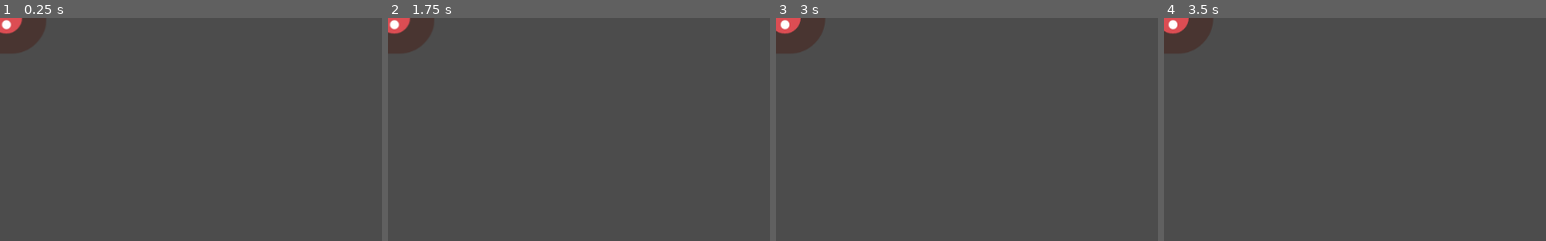
Above: before the commit, frames 1-4 (left to right).
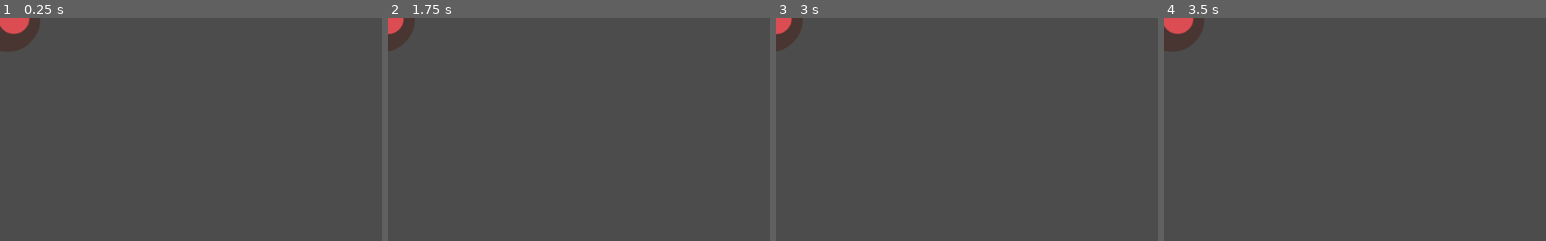
Above: after the commit, the same moments.

Repository: Emethium/dodge-the-creeps-demo
Game: Godot game, scene res://Mob/Mob.tscn
The game is run twice, just before and just after one commit, with the same random seed, the same clock (stepped at 60 frames per second) and the same inputs. Before the commit the project has no main scene; this scene is started directly in both runs.
Inputs:
- Up to frame 1 (0.25 s): no input
- Up to frame 2 (1.75 s): hold Right (ui_right) 0.53-1.28 s; tap Enter at 1.25 s; hold Down (ui_down) from 1.28 s (still down)
- Up to frame 3 (3 s): release Down (ui_down) at 2.03 s; hold Right (ui_right) 2.03-2.78 s; hold Up (ui_up) from 2.78 s (still down)
- Up to frame 4 (3.5 s): keep holding Up (ui_up)
The pictures show only the part of the screen within x 0-50%, y 0-50%; the shares and areas given below are measured in that part.

The runs differ from the first frame. In frame 1, 0.5% of the frame differs, in the area x 0-12%, y 0-16%; in frame 2, 1.0%; in frame 3, 1.2%, in the area x 0-13%, y 0-16%; in frame 4, 0.6%.

Commit message:
feat: created main node scenario

Diff:
--- /dev/null
+++ b/demo/Main/Main.gd
@@ -0,0 +1,40 @@
+extends Node
+
+export (PackedScene) var Mob
+var score
+
+func _ready():
+	randomize()
+
+func game_over():
+	$ScoreTimer.stop()
+	$MobTimer.stop()
+
+func new_game():
+	score = 0
+	$Player.start($StartPosition.position)
+	$StartTimer.start()
+
+func _on_StartTimer_timeout():
+	$MobTimer.start()
+	$ScoreTimer.start()
+
+func _on_ScoreTimer_timeout():
+	score += 1
+
+func _on_MobTimer_timeout():
+	# Choose a random location on Path2D.
+	$MobPath/MobSpawnLocation.set_offset(randi())
+	# Create a Mob instance and add it to the scene.
+	var mob = Mob.instance()
+	add_child(mob)
+	# Set the mob's direction perpendicular to the path direction.
+	var direction = $MobPath/MobSpawnLocation.rotation + PI / 2
+	# Set the mob's position to a random location.
+	mob.position = $MobPath/MobSpawnLocation.position
+	# Add some randomness to the direction.
+	direction += rand_range(-PI / 4, PI / 4)
+	mob.rotation = direction
+	# Set the velocity (speed & direction).
+	mob.linear_velocity = Vector2(rand_range(mob.min_speed, mob.max_speed), 0)
+	mob.linear_velocity = mob.linear_velocity.rotated(direction)
--- /dev/null
+++ b/demo/Main/Main.tscn
@@ -0,0 +1,33 @@
+[gd_scene load_steps=3 format=2]
+
+[ext_resource path="res://Player/Player.tscn" type="PackedScene" id=1]
+
+[sub_resource type="Curve2D" id=1]
+_data = {
+"points": PoolVector2Array( 0, 0, 0, 0, 0.266815, -104.382, 0, 0, 0, 0, 1.76752, -102.512, 0, 0, 0, 0, 288.18, -102.93, 0, 0, 0, 0, 289.016, -9.6894, 0, 0, 0, 0, -0.32309, -42.7209, 0, 0, 0, 0, 0.266815, -104.382 )
+}
+
+[node name="Main" type="Node2D"]
+
+[node name="Player" parent="." instance=ExtResource( 1 )]
+
+[node name="MobTimer" type="Timer" parent="."]
+wait_time = 0.5
+
+[node name="ScoreTimer" type="Timer" parent="."]
+
+[node name="StartTimer" type="Timer" parent="."]
+wait_time = 2.0
+one_shot = true
+
+[node name="StartPosition" type="Position2D" parent="."]
+position = Vector2( 240, 450 )
+
+[node name="MobPath" type="Path2D" parent="."]
+curve = SubResource( 1 )
+
+[node name="MobSpawnLocation" type="PathFollow2D" parent="MobPath"]
+[connection signal="hit" from="Player" to="Player" method="_on_Player_hit"]
+[connection signal="timeout" from="MobTimer" to="Player" method="_on_MobTimer_timeout"]
+[connection signal="timeout" from="ScoreTimer" to="Player" method="_on_ScoreTimer_timeout"]
+[connection signal="timeout" from="StartTimer" to="Player" method="_on_StartTimer_timeout"]
--- a/demo/Mob/Mob.gd
+++ b/demo/Mob/Mob.gd
@@ -1,11 +1,11 @@
 extends RigidBody2D
 
-export var : float min_speed = 150
-export var : float max_speed = 200
+export var  min_speed : float = 150
+export var max_speed : float = 200
 var mob_types = ["walk", "swim", "fly"]
 
 func _ready():
 	$AnimatedSprite.animation = mob_types[randi() % mob_types.size()]
 
-func _on_Visibility_screen_exited():
+func _on_VisibilityNotifier2D_screen_exited():
 	queue_free()
--- a/demo/Mob/Mob.tscn
+++ b/demo/Mob/Mob.tscn
@@ -6,6 +6,7 @@
 [ext_resource path="res://art/enemyFlyingAlt_2.png" type="Texture" id=4]
 [ext_resource path="res://art/enemyFlyingAlt_1.png" type="Texture" id=5]
 [ext_resource path="res://art/enemyWalking_1.png" type="Texture" id=6]
+[ext_resource path="res://Mob/Mob.gd" type="Script" id=7]
 
 [sub_resource type="SpriteFrames" id=1]
 animations = [ {
@@ -33,6 +34,7 @@
 scale = Vector2( 0.75, 0.75 )
 collision_mask = 0
 gravity_scale = 0.0
+script = ExtResource( 7 )
 
 [node name="AnimatedSprite" type="AnimatedSprite" parent="."]
 frames = SubResource( 1 )
@@ -45,3 +47,4 @@
 shape = SubResource( 2 )
 
 [node name="VisibilityNotifier2D" type="VisibilityNotifier2D" parent="."]
+[connection signal="screen_exited" from="VisibilityNotifier2D" to="." method="_on_VisibilityNotifier2D_screen_exited"]
--- a/demo/Player/Player.gd
+++ b/demo/Player/Player.gd
@@ -6,7 +6,7 @@
 var screen_size  # Size of the game window.
 
 func _ready():
-	hide()
+	# hide()
 	screen_size = get_viewport_rect().size
 
 func start(pos):
@@ -48,3 +48,20 @@
 	hide()  # Player disappears after being hit.
 	emit_signal("hit")
 	$CollisionShape2D.set_deferred("disabled", true)
+
+
+
+func _on_Player_hit():
+	pass # Replace with function body.
+
+
+func _on_MobTimer_timeout():
+	pass # Replace with function body.
+
+
+func _on_ScoreTimer_timeout():
+	pass # Replace with function body.
+
+
+func _on_StartTimer_timeout():
+	pass # Replace with function body.
--- a/demo/project.godot
+++ b/demo/project.godot
@@ -16,6 +16,7 @@
 [application]
 
 config/name="demo"
+run/main_scene="res://Main/Main.tscn"
 config/icon="res://icon.png"
 
 [rendering]
Not shown: 1 places in demo/Mob/Mob.tscn that only renumber resources
